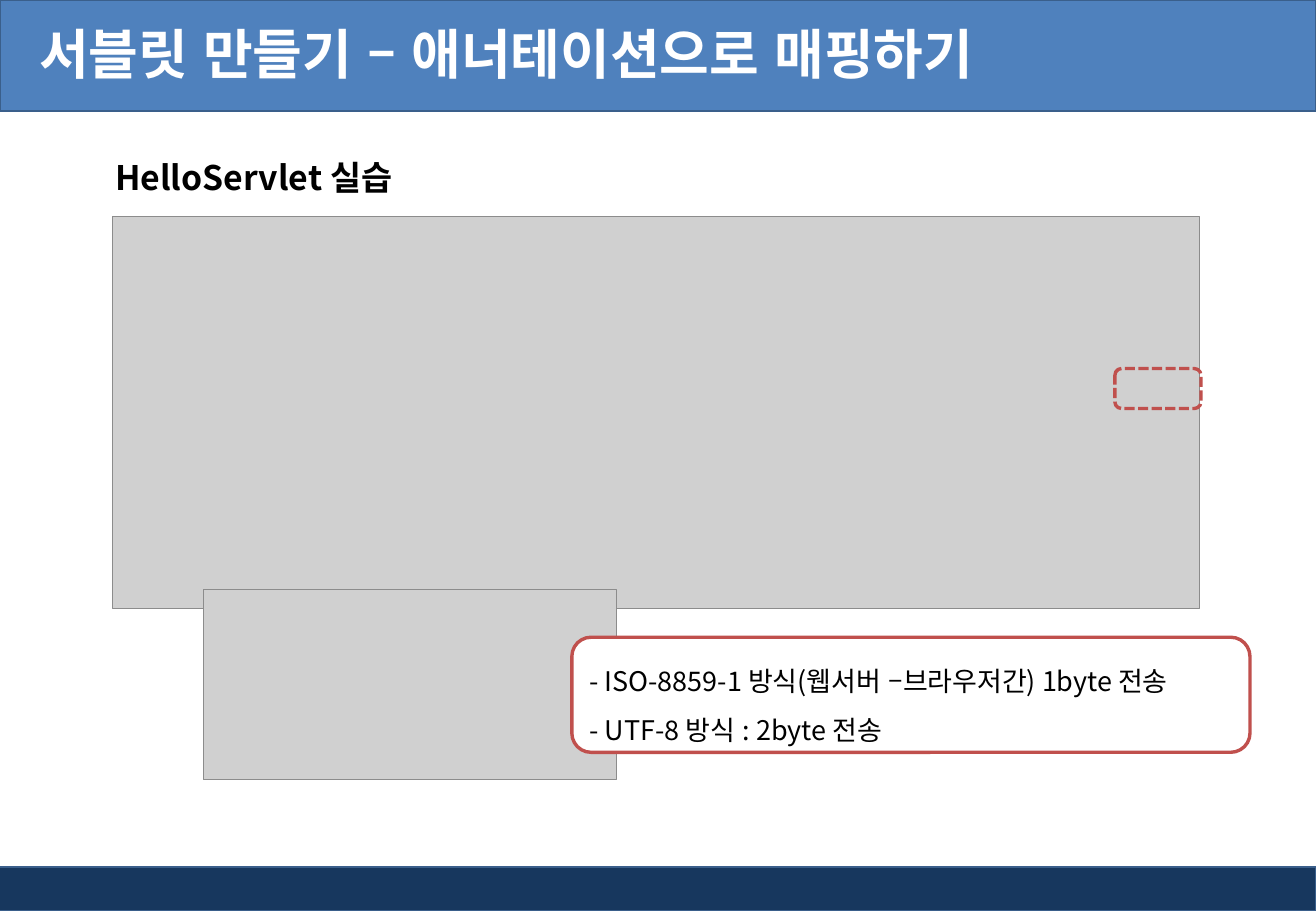
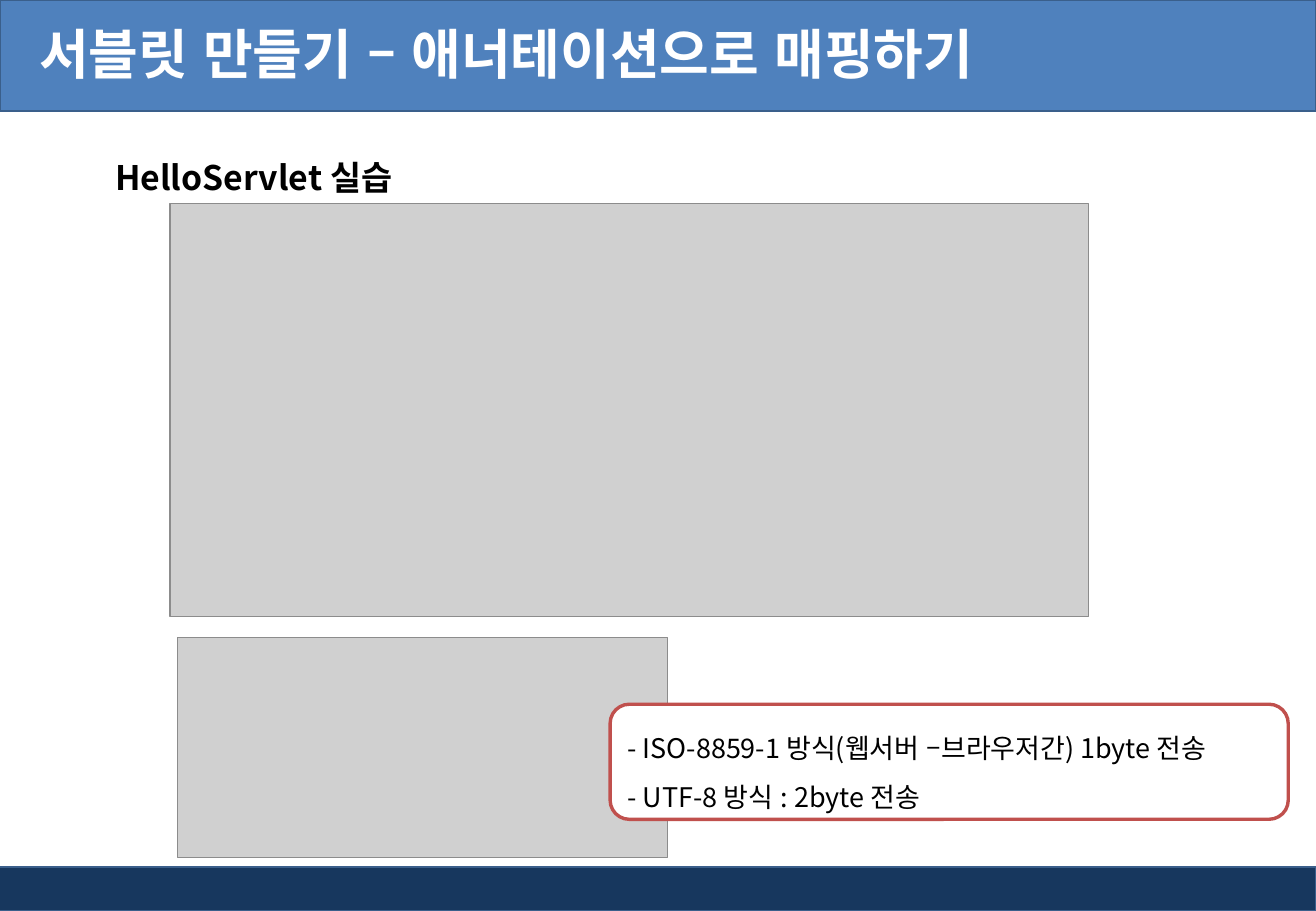
Before and after one commit to pshho/ngreen_project, a slide deck: slide 17 of jspWorks/자료/jsp_ppt/4장. jsp 서블릿 API.pptx. Drawn at 1316x911 pixels with LibreOffice and Linux fonts; fonts in the diff are those of the drawing; grey boxes stand for pictures; background and template pictures are left out. Boxes give left, top, right and bottom in pixels: in the first picture for what was removed or moved away, otherwise in the second. Text is boxed around its words. In the diff, an @@ line names an element or a change of style, - is before the commit and + after.

```diff
--- a/jspWorks/자료/jsp_ppt/4장. jsp 서블릿 API.pptx
+++ b/jspWorks/자료/jsp_ppt/4장. jsp 서블릿 API.pptx
@@ picture: place and size @@
-picture at box(113, 216, 1199, 609)
+picture at box(170, 204, 1089, 617)
@@ rounded rectangle removed at box(1116, 368, 1202, 408) @@
@@ picture removed at box(203, 589, 616, 780) @@
@@ picture added at box(177, 638, 667, 859) @@
@@ rounded rectangle "- ISO-8859-1 방식(웹서버 –브라우저간) 1byte ...": place and size @@
-rounded rectangle "- ISO-8859-1 방식(웹서버 –브라우저간) 1byte ..." at box(572, 638, 1250, 753)
+rounded rectangle "- ISO-8859-1 방식(웹서버 –브라우저간) 1byte ..." at box(610, 705, 1288, 820)
```
Also in this commit, not shown: 10 other slides changed, 1 slide added, 24 other files.
